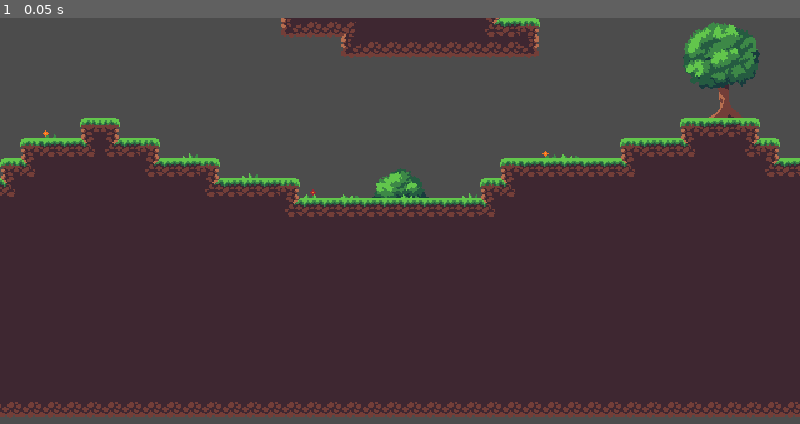
Above: before the commit, frame 1.
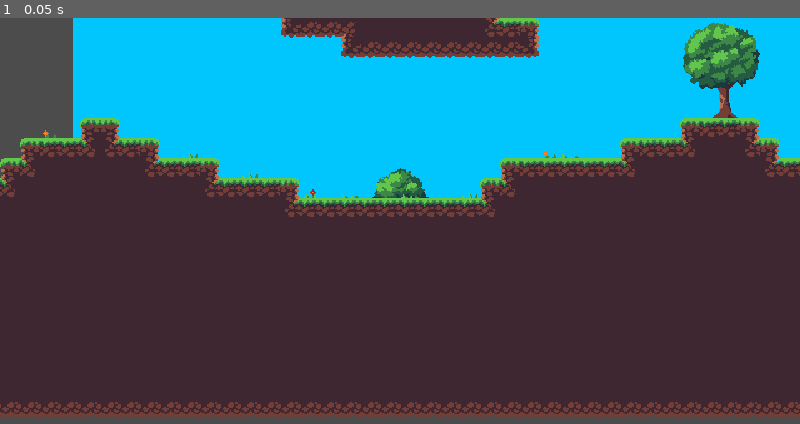
Above: after the commit, the same moment.

Repository: GameEndeavor/gmtk2020
Game: Godot game, scene res://world/level/TilesetTestScene.tscn
Same seed, same stepped clock (60 frames per second), same inputs: the game is played once before the commit and once after it. This scene is started directly instead of the project's main scene.
Inputs:
- Up to frame 1 (0.05 s): no input

The runs differ from the first frame. In frame 1, 28% of the frame differs, in the area x 9-100%, y 0-45%.

Commit message:
Added more art assets

Diff:
--- a/world/level/TilesetTestScene.tscn
+++ b/world/level/TilesetTestScene.tscn
@@ -1,7 +1,8 @@
-[gd_scene load_steps=4 format=2]
+[gd_scene load_steps=5 format=2]
 
 [ext_resource path="res://art/tileset/GrassTileset/tileset_GrassTileset.tres" type="TileSet" id=1]
 [ext_resource path="res://art/tileset/TilesetProps.png" type="Texture" id=2]
+[ext_resource path="res://art/backgrounds/cloud_bg.png" type="Texture" id=3]
 
 [sub_resource type="TileSet" id=1]
 0/name = "TilesetProps.png 0"
@@ -68,3 +69,12 @@
 cell_size = Vector2( 16, 16 )
 format = 1
 tile_data = PoolIntArray( -196588, 0, 0, -196585, 0, 3, -131056, 0, 1, 34, 1, 0, 327682, 0, 2, 393225, 0, 1, 393243, 0, 2, 393244, 0, 0, 458764, 0, 1, 458770, 2, 0, 524303, 0, 3, 524305, 0, 0, 524308, 0, 0, 524311, 0, 1, 524346, 2, 0, 589874, 2, 0 )
+
+[node name="ParallaxBackground" type="ParallaxBackground" parent="."]
+
+[node name="ParallaxLayer" type="ParallaxLayer" parent="ParallaxBackground"]
+motion_mirroring = Vector2( 640, 0 )
+
+[node name="cloud_bg" type="Sprite" parent="ParallaxBackground/ParallaxLayer"]
+position = Vector2( 378.751, -1.5876 )
+texture = ExtResource( 3 )
Binary file added: art/backgrounds/cloud_bg.aseprite
Binary file added: art/backgrounds/cloud_bg.png
Not shown, added: art/backgrounds/cloud_bg.png.import
Binary file changed: art/tileset/TilesetProps.png
Binary file changed: character/Frogboi.aseprite
Not shown, changed: art/tileset/GrassTilesetterProject.tset
